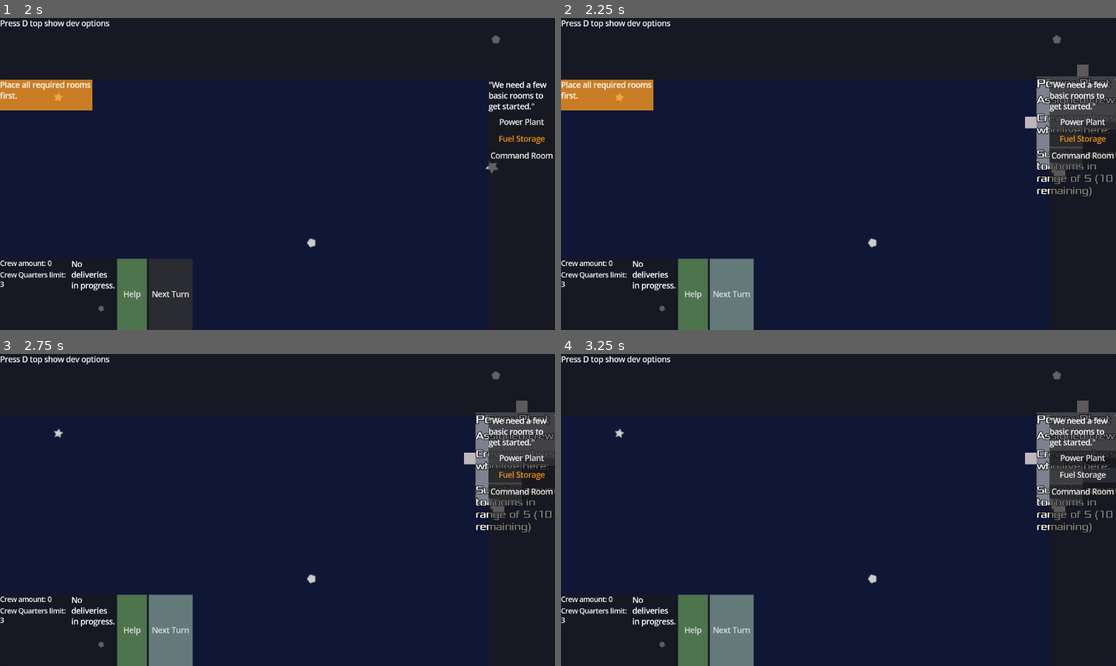
Above: before the commit, frames 1-4 (two rows, left to right).
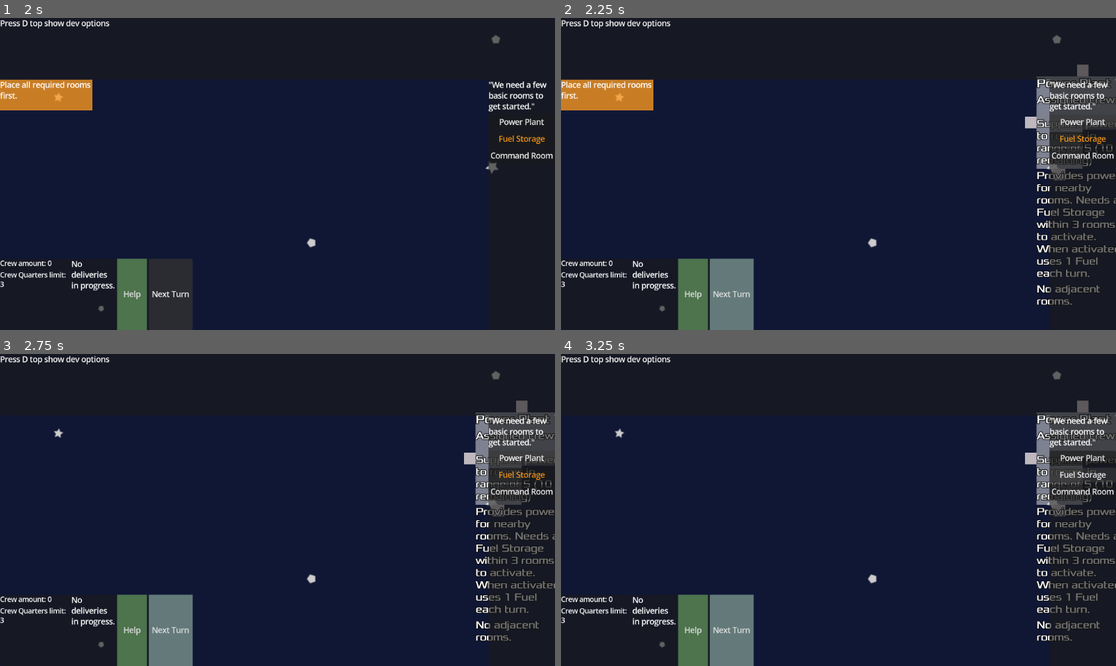
Above: after the commit, the same moments.

Repository: juhanikat/mothership
Game: Godot game, scene res://scenes/main.tscn
Two runs of this game, one before a commit and one after it. Both use one fixed random seed, a clock stepped at 60 frames per second and the inputs below. The engine's default icon, where the game draws it, is replaced by a stand-in: a white triangle on a blue panel in a dark square.
Inputs:
- Up to frame 1 (2 s): click "Next Turn" at 0.5 s; click "Next Turn" at 1.25 s
- Up to frame 2 (2.25 s): click "Power Plant" at 2 s
- Up to frame 3 (2.75 s): no input
- Up to frame 4 (3.25 s): click "Fuel Storage" at 2.75 s

Frame 1 is identical in both runs. In frame 2, 2.2% of the frame differs, in the area x 85-100%, y 30-92%; in frame 3, 2.2%; in frame 4, 2.2%.

Commit message:
fixed crew moving issues, other fixes

Diff:
--- a/gameplay_scripts/CrewMember.gd
+++ b/gameplay_scripts/CrewMember.gd
@@ -33,6 +33,7 @@
 			random_name += str(randi_range(0, 9))
 		if random_name not in already_used:
 			break
+		random_name = "C"
 	return random_name
 
 ## Return an Array of Rooms this CrewMember can access from their current location.
--- a/gameplay_scripts/room/RoomGameplay.gd
+++ b/gameplay_scripts/room/RoomGameplay.gd
@@ -11,7 +11,6 @@
 var accessible_by_crew: bool = true
 
 var power_usage: int
-var assigned_crew: Array[CrewMember] = [] # Array of CrewMembers assigned to this room
 
 # FOR CARGO BAY
 var order_in_progress: bool = false
@@ -31,7 +30,7 @@
 
 # FOR CREW SUPPLIERS
 var crew_amount: int = 0 # amount of Crew this CrewQuarters will give once activated
-var living_crew: Array[CrewMember] = [] # Array of CrewMembers sleeping here
+var living_crew: Array[CrewMember] = [] # Array of CrewMembers sleeping here NOTE not used atm?
 var _data: Dictionary[String, Variant]
 
 @onready var parent_room: Room
@@ -115,9 +114,6 @@
 ## Called when an activated room is middle-clicked. Calls lots of other functions depending on room type.
 ## Returns true if the room has been deactivated, and false otherwise.
 func deactivate_room(show_deactivation_notice: bool = false) -> bool:
-	print(crew_amount)
-	print(living_crew)
-	print(assigned_crew)
 	if not activated:
 		push_error("Tried to deactivate room that was not active, this should never happen!")
 		return false
@@ -192,12 +188,12 @@
 func assign_crew(crew_member: CrewMember) -> void:
 	var previous_room = crew_member.assigned_to
 	if previous_room:
-		previous_room.gameplay.assigned_crew.erase(crew_member)
-		previous_room.room_info.update_assigned_crew_container(previous_room.gameplay.assigned_crew)
+		previous_room.crew_member_node.remove_child(crew_member)
+		previous_room = null
+		previous_room.room_info.update_assigned_crew_container(previous_room.crew_member_node.get_children())
 	crew_member.assigned_to = parent_room
-	assigned_crew.append(crew_member)
-	parent_room.room_info.update_assigned_crew_container(assigned_crew)
-
+	parent_room.crew_member_node.add_child(crew_member)
+	parent_room.room_info.update_assigned_crew_container(parent_room.crew_member_node.get_children())
 
 
 ## Called by main when the turn is advanced. Does not listen to a signal because things need to be done in order,
@@ -273,13 +269,12 @@
 				GlobalNotice.display("Cannot activate Crew Quarters: Crew Quarters limit has been reached.", "warning")
 				return false
 			for i in range(crew_amount):
+				# creates new crew members, fix this if Crew Quarters can ever be disabled and enabled again
 				var new_crew_member: CrewMember = crew_member_scene.instantiate()
 				new_crew_member.init_crew_member(new_crew_member.create_random_name(main.used_crew_names), parent_room, parent_room)
 				main.used_crew_names.append(new_crew_member.crewmember_name)
 				# new crew members are assigned to their Crew Quarters by default
 				self.assign_crew(new_crew_member)
-				living_crew.append(new_crew_member)
-				parent_room.room_info.update_living_crew_container(living_crew)
 		RoomType.CANTEEN:
 			var adjacent_ration_storages = parent_room.adjacent_rooms.filter(func(room: Room): return room.is_in_group("RationStorage"))
 			if len(adjacent_ration_storages) == 0 or not adjacent_ration_storages[0].gameplay.activated:
@@ -303,6 +298,7 @@
 				main.new_cargo_order(parent_room)
 				# cargo bay will be activated again once order is made
 				return false
+	## TESTING
 
 	return true
 
--- a/gameplay_scripts/room/room.gd
+++ b/gameplay_scripts/room/room.gd
@@ -5,6 +5,7 @@
 const MAX_CONNECTOR_DISTANCE = 40
 
 @export var texture_polygon: Polygon2D
+@export var crew_member_node: Node2D
 @export var highlight_line: Line2D
 @export var highlight_line_timer: Timer
 @export var highlight_anim_player: AnimationPlayer
@@ -139,12 +140,14 @@
 			if len(picked_crew) > 0:
 				# there should be only one CrewMember in the picked_crew Array
 				picked_crew[0].picked = false
-				gameplay.assign_crew(picked_crew)
+				picked_crew[0].hide()
+				gameplay.assign_crew(picked_crew[0])
 				GlobalNotice.display("Moved crew member to another room.")
 			else:
 				var assigned_crew = get_tree().get_nodes_in_group("CrewMember").filter(func(crew: CrewMember): return crew.assigned_to == self)
 				if len(assigned_crew) > 0:
 					assigned_crew[0].picked = true
+					assigned_crew[0].show()
 		return
 
 	if event.is_action_pressed("cancel_room") and picked:
@@ -154,7 +157,7 @@
 		return
 
 	if event.is_action_pressed("move_room"):
-		if picked:
+		if picked and not connecting_rooms:
 			connecting_rooms = true
 			var all_connectors: Array[Connector]
 			# weird trick to cast the type correctly
@@ -210,13 +213,15 @@
 	if not rules_passed:
 		return false
 
-	## Actual connection code
-	var original_position = global_position
+	## Actual movement code
 	var to = connector_pair[1].global_position - connector_pair[0].global_position
-	global_position += to
-	room_info.global_position += to
-
-	# check for overlapping rooms AFTER placing connected room
+	var room_movement_tween = get_tree().create_tween()
+	var room_info_movement_tween = get_tree().create_tween()
+	room_movement_tween.tween_property(self, "global_position", global_position + to, 0.2)
+	room_info_movement_tween.tween_property(room_info, "global_position", room_info.global_position + to, 0.2)
+	# waits for room to reposition before checking overlaps etc.
+	await room_movement_tween.finished
+
 	await get_tree().physics_frame
 	if len(overlapping_rooms) > 0:
 		if RoomConnections.is_replacing_placeholder_room(self, overlapping_rooms):
@@ -233,7 +238,6 @@
 				GlobalNotice.display("Room activated automatically!")
 			return true
 		else:
-			global_position = original_position
 			GlobalNotice.display("Tried to snap connectors, but rooms are overlapping.", "warning")
 			return false
 
@@ -249,7 +253,6 @@
 			GlobalNotice.display("Cannot place room, this room is overlapping another room's raycast.", "warning")
 			return false
 
-	print("Connectors ({0}) and ({1}) snapped together.".format([str(connector_pair[0]), str(connector_pair[1])]))
 	GlobalSignals.room_connected.emit(connector_pair[0], connector_pair[1])
 
 	await get_tree().physics_frame
--- a/gameplay_scripts/room/room_info.gd
+++ b/gameplay_scripts/room/room_info.gd
@@ -2,18 +2,28 @@
 extends PanelContainer
 
 @export var assigned_crew_members_container: HBoxContainer
-@export var living_crew_members_container: HBoxContainer
 @export var assigned_crew_members_container_label: RichTextLabel
-@export var living_crew_members_container_label: RichTextLabel
 @export var room_name_label: RichTextLabel
 @export var power_usage_label: RichTextLabel
 @export var traits_label: RichTextLabel
 @export var resource_label: RichTextLabel
 @export var description_label: RichTextLabel
 @export var adjacent_rooms_label: RichTextLabel
+@export var crew_member_label_duplicate: RichTextLabel
 
 var crew_member_scene = load("res://scenes/crew_member.tscn")
 
+# used to easily change e.g. which labels should be hidden if the room is not hovered over
+@onready var show_element = {
+	assigned_crew_members_container: "ON_HOVER",
+	assigned_crew_members_container_label: "ON_HOVER",
+	room_name_label: "ALWAYS",
+	power_usage_label: "ALWAYS",
+	traits_label: "ON_HOVER",
+	resource_label: "ON_HOVER",
+	description_label: "ON_HOVER",
+	adjacent_rooms_label: "ON_HOVER"
+}
 
 var parent_room: Room
 var relative_pos = Vector2(-150, -75)
@@ -22,14 +32,16 @@
 var crew_texture = load("res://icon.svg")
 
 func _ready() -> void:
-	description_label.hide()
-	adjacent_rooms_label.hide()
+	for element in show_element:
+		# show everything while the room is being placed
+			element.show()
 
 
 ## fills information from _data (positioning is done in main.gd).
 ## NOTE: showing/hiding information that is visible when hovering room is done in room.gd.
 func init_room_info(p_room: Room, _data: Dictionary[String, Variant], overwrite_name: String = "") -> void:
 	parent_room = p_room
+
 	if overwrite_name:
 		room_name_label.text = overwrite_name
 	else:
@@ -67,8 +79,9 @@
 ## Called by room.gd when this room is hovered over.
 func expand_info() -> void:
 	#global_position += relative_pos
-	description_label.show()
-	adjacent_rooms_label.show()
+	for element in show_element:
+		if show_element[element] == "ON_HOVER":
+			element.show()
 	z_index = 2
 	offset_right += 100
 
@@ -83,9 +96,9 @@
 
 
 func shrink_info() -> void:
-	#global_position = parent_room.global_position + RoomData.room_info_pos[parent_room._shape]
-	description_label.hide()
-	adjacent_rooms_label.hide()
+	for element in show_element:
+		if show_element[element] == "ON_HOVER":
+			element.hide()
 	z_index = 0
 	reset_size()
 
@@ -119,27 +132,11 @@
 	resource_label.text = "%s rations remaining." % [str(current_rations_remaining)]
 
 
-func update_assigned_crew_container(current_crew: Array[CrewMember]) -> void:
+func update_assigned_crew_container(current_crew: Array[Node]) -> void:
 	for label in assigned_crew_members_container.get_children():
 		label.queue_free()
 	for crew_member in current_crew:
-		var crew_name_label = RichTextLabel.new()
+		var crew_name_label: RichTextLabel = crew_member_label_duplicate.duplicate()
 		crew_name_label.text = crew_member.crewmember_name
-		crew_name_label.fit_content = true
-		crew_name_label.size_flags_horizontal = Control.SIZE_EXPAND_FILL
-		crew_name_label.add_theme_font_size_override("normal", 7)
-		crew_name_label.add_theme_constant_override("outline_size", 3)
 		parent_room.room_info.assigned_crew_members_container.add_child(crew_name_label)
-
-
-func update_living_crew_container(current_crew: Array[CrewMember]) -> void:
-	for label in living_crew_members_container.get_children():
-		label.queue_free()
-	for crew_member in current_crew:
-		var crew_name_label = RichTextLabel.new()
-		crew_name_label.text = crew_member.crewmember_name
-		crew_name_label.fit_content = true
-		crew_name_label.size_flags_horizontal = Control.SIZE_EXPAND_FILL
-		crew_name_label.add_theme_font_size_override("normal", 7)
-		crew_name_label.add_theme_constant_override("outline_size", 3)
-		parent_room.room_info.living_crew_members_container.add_child(crew_name_label)
+		crew_name_label.show()
--- a/scenes/crew_member.tscn
+++ b/scenes/crew_member.tscn
@@ -26,6 +26,7 @@
 anchor_top = 1.0
 anchor_right = 1.5
 anchor_bottom = 1.625
+mouse_filter = 2
 theme_override_constants/outline_size = 3
 theme_override_font_sizes/normal_font_size = 7
 text = "C111"
--- a/scenes/room.tscn
+++ b/scenes/room.tscn
@@ -56,9 +56,10 @@
 &"show_highlight": SubResource("Animation_ppkfq")
 }
 
-[node name="Room" type="Area2D" node_paths=PackedStringArray("texture_polygon", "highlight_line", "highlight_line_timer", …(168 unchanged characters)…
+[node name="Room" type="Area2D" node_paths=PackedStringArray("texture_polygon", "crew_member_node", "highlight_line", "highlight_line_timer", …(168 unchanged characters)…
 script = ExtResource("1_ppkfq")
 texture_polygon = NodePath("TexturePolygon")
+crew_member_node = NodePath("AssignedCrewMembers")
 highlight_line = NodePath("HighlightLine")
 highlight_line_timer = NodePath("HighlightLine/HighlightLineTimer")
 highlight_anim_player = NodePath("HighlightLine/HighlightAnimationPlayer")
@@ -76,6 +77,8 @@
 [node name="TexturePolygon" type="Polygon2D" parent="."]
 color = Color(0.884932, 0.78636, 0.391851, 1)
 uv = PackedVector2Array(-472, -25, -221, -28, -235, 58)
+
+[node name="AssignedCrewMembers" type="Node2D" parent="."]
 
 [node name="HighlightLine" type="Line2D" parent="."]
 closed = true
--- a/scenes/room_info.tscn
+++ b/scenes/room_info.tscn
@@ -6,7 +6,7 @@
 [sub_resource type="StyleBoxFlat" id="StyleBoxFlat_8n8ci"]
 bg_color = Color(0.6, 0.6, 0.6, 0)
 
-[node name="RoomInfo" type="PanelContainer" node_paths=PackedStringArray("assigned_crew_members_container", "living_crew_members_container", "assigned_crew_members_container_label", "living_crew_members_container_label", "room_name_label", "power_usage_label", "traits_label", "resource_label", "description_label", "adjacent_rooms_label") groups=["RoomInfo"]]
+[node name="RoomInfo" type="PanelContainer" node_paths=PackedStringArray("assigned_crew_members_container", "assigned_crew_members_container_label", "room_name_label", "power_usage_label", "traits_label", "resource_label", "description_label", "adjacent_rooms_label", "crew_member_label_duplicate") groups=["RoomInfo"]]
 anchors_preset = -1
 anchor_right = 0.111
 anchor_bottom = 0.276
@@ -16,15 +16,14 @@
 theme_override_styles/panel = SubResource("StyleBoxFlat_8n8ci")
 script = ExtResource("1_8n8ci")
 assigned_crew_members_container = NodePath("VBoxContainer/AssignedCrewMembers")
-living_crew_members_container = NodePath("VBoxContainer/LivingCrewMembers")
 assigned_crew_members_container_label = NodePath("VBoxContainer/AssignedCrewmembersLabel")
-living_crew_members_container_label = NodePath("VBoxContainer/LivingCrewmembersLabel")
 room_name_label = NodePath("VBoxContainer/TitleContainer/RoomName")
 power_usage_label = NodePath("VBoxContainer/PowerUsage")
 traits_label = NodePath("VBoxContainer/TraitsLabel")
 resource_label = NodePath("VBoxContainer/ResourceLabel")
 description_label = NodePath("VBoxContainer/DescriptionLabel")
 adjacent_rooms_label = NodePath("VBoxContainer/AdjacentRoomsLabel")
+crew_member_label_duplicate = NodePath("VBoxContainer/CrewMemberLabelDuplicate")
 
 [node name="VBoxContainer" type="VBoxContainer" parent="."]
 z_index = 1
@@ -58,21 +57,7 @@
 
 [node name="AssignedCrewMembers" type="HBoxContainer" parent="VBoxContainer"]
 layout_mode = 2
-size_flags_vertical = 3
-mouse_filter = 2
-
-[node name="LivingCrewmembersLabel" type="RichTextLabel" parent="VBoxContainer"]
-layout_mode = 2
-mouse_filter = 2
-theme_override_constants/outline_size = 6
-theme_override_fonts/normal_font = ExtResource("2_lgln2")
-theme_override_font_sizes/normal_font_size = 14
-text = "Crew members who live here:"
-fit_content = true
-
-[node name="LivingCrewMembers" type="HBoxContainer" parent="VBoxContainer"]
-layout_mode = 2
-size_flags_vertical = 3
+size_flags_vertical = 4
 mouse_filter = 2
 
 [node name="PowerUsage" type="RichTextLabel" parent="VBoxContainer"]
@@ -122,3 +107,13 @@
 text = "adjacent
 rooms"
 fit_content = true
+
+[node name="CrewMemberLabelDuplicate" type="RichTextLabel" parent="VBoxContainer"]
+visible = false
+layout_mode = 2
+size_flags_horizontal = 0
+theme_override_constants/outline_size = 6
+theme_override_font_sizes/normal_font_size = 10
+text = "sd"
+fit_content = true
+autowrap_mode = 0
Not shown, changed: design.txt
